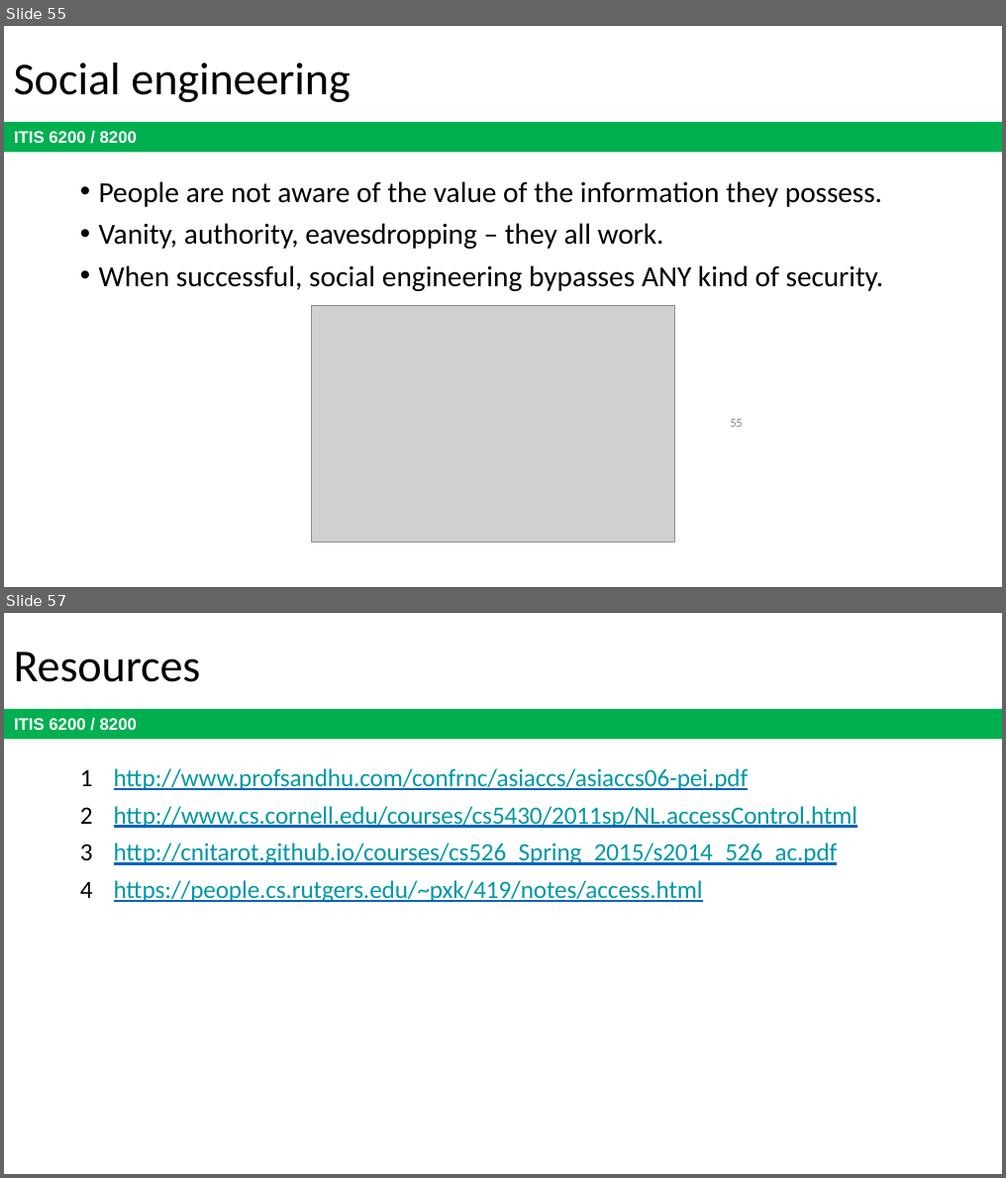
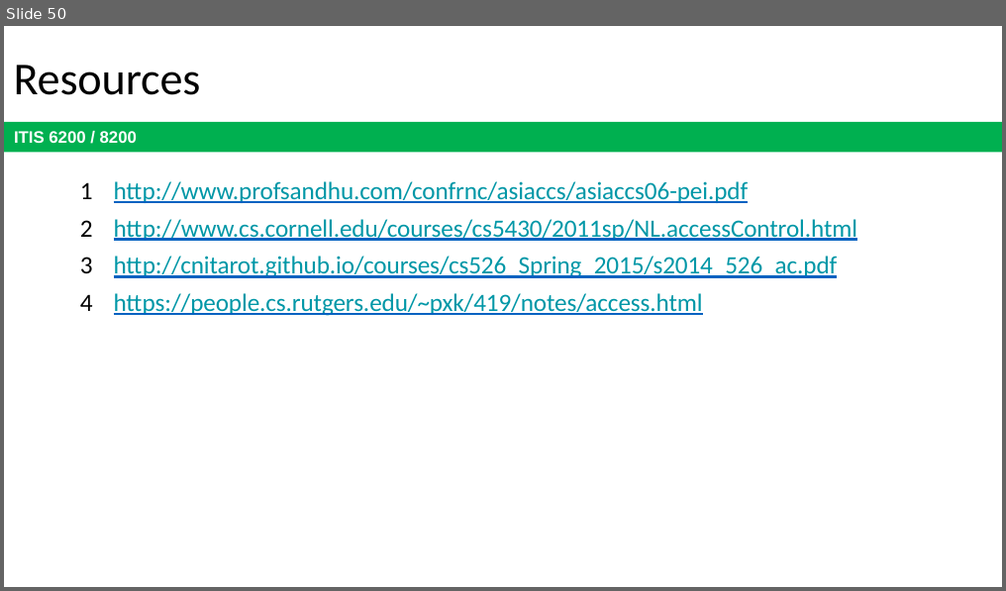
Before and after one commit to jx5c/github.io, a slide deck: teaching/ITIS6200/2023fa/lectures/lec09.pptx. Shown one above the other, each under a label of ours: slides 55 and 57 before the commit, slide 50 after it; the slides between them are not shown. The pictures are 1006x1178 and 1006x591 pixels, drawn with LibreOffice and Linux fonts; fonts in the diff are those of the drawing; grey boxes stand for pictures. Boxes give left, top, right and bottom in pixels: in the first picture for what was removed or moved away, otherwise in the second. Text is boxed around its words. In the diff, an @@ line names an element or a change of style, - is before the commit and + after.

```diff
--- a/teaching/ITIS6200/2023fa/lectures/lec09.pptx
+++ b/teaching/ITIS6200/2023fa/lectures/lec09.pptx
@@ slide 55 removed at box(4, 26, 1002, 587), background #FFFFFF; not listed: 1 template element that a slide beside it also shows @@
@@ title removed at box(14, 63, 350, 102) @@
-Social engineering
@@ text removed at box(99, 181, 884, 291) @@
-• People are not aware of the value of the information they possess.
-• Vanity, authority, eavesdropping – they all work.
-• When successful, social engineering bypasses ANY kind of security.
@@ picture removed at box(311, 306, 674, 543) @@
@@ page number removed at box(730, 419, 742, 427) @@
-55
@@ what was slide 57 is now slide 50 @@
```
Also in this commit, not shown: 10 slides changed, 6 other slides removed, 2 other files.
